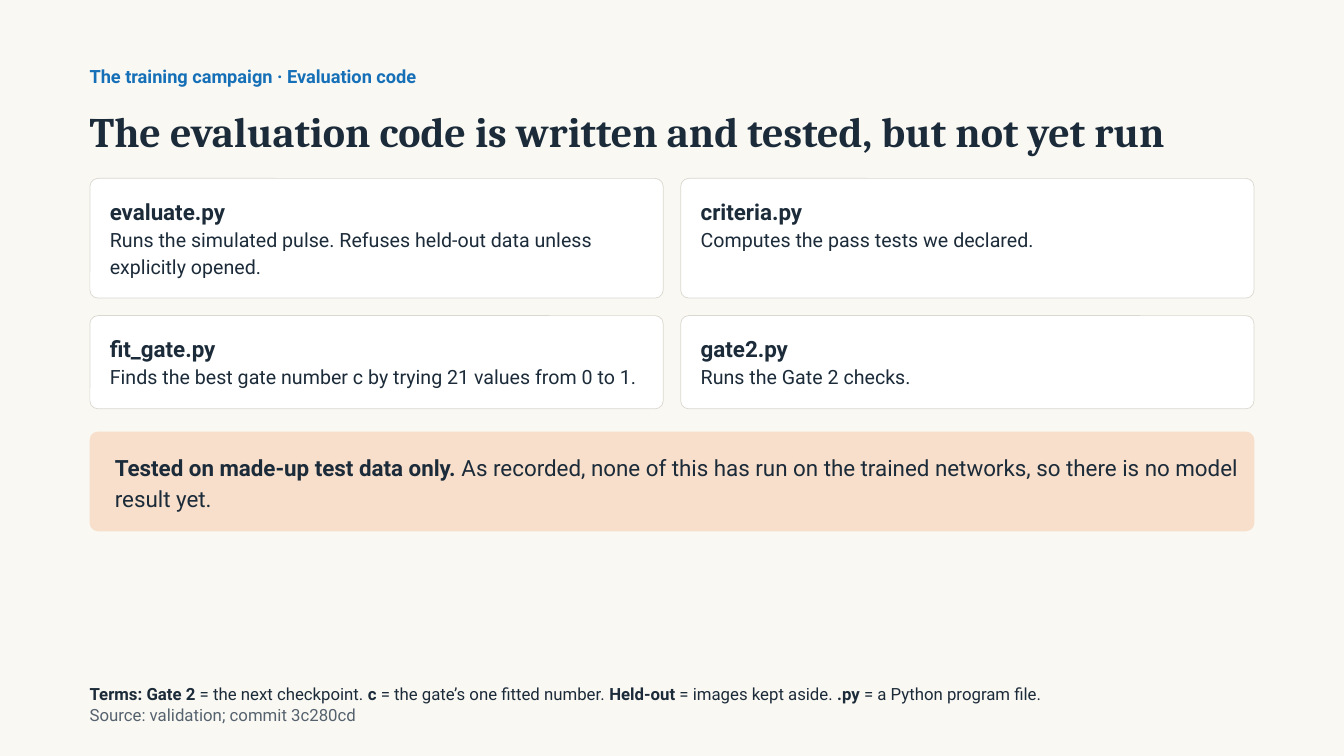
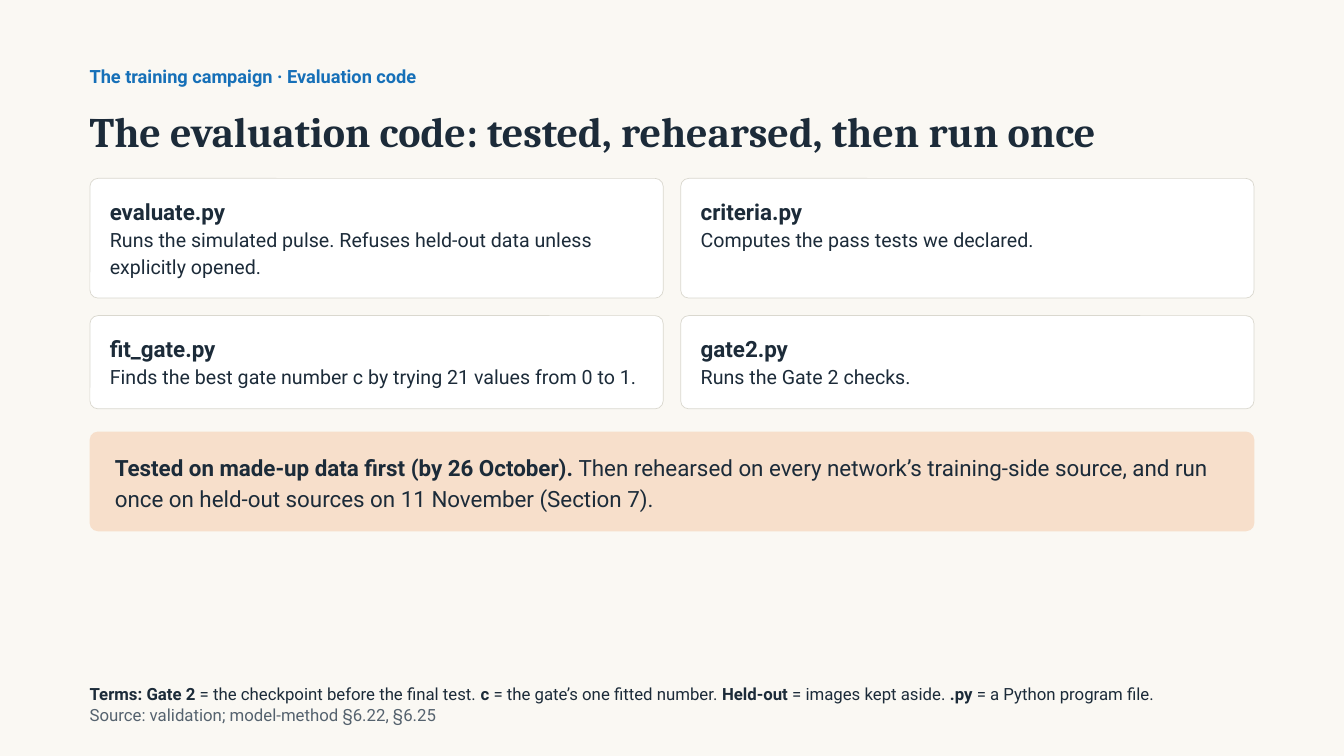
Before and after one commit to emrecandir9/TRDP, a slide deck: slide 65 of docs/TRDP Study Progress.pptx. Drawn at 1344x756 pixels with LibreOffice and Linux fonts; fonts in the diff are those of the drawing. Boxes give left, top, right and bottom in pixels: in the first picture for what was removed or moved away, otherwise in the second. Text is boxed around its words. In the diff, an @@ line names an element or a change of style, - is before the commit and + after.

```diff
--- a/docs/TRDP Study Progress.pptx
+++ b/docs/TRDP Study Progress.pptx
@@ title at (x1=90, y1=117, x2=1096, y2=153): text changed @@
-The evaluation code is written and tested, but not yet run
+The evaluation code: tested, rehearsed, then run once
@@ text in rounded rectangle at (x1=115, y1=458, x2=1207, y2=512): text changed @@
-Tested on made-up test data only. As recorded, none of this has run on the trained networks, so there is no model result yet.
+Tested on made-up data first (by 26 October). Then rehearsed on every network’s training-side source, and run once on held-out sources on 11 November (Section 7).
@@ text at (x1=90, y1=687, x2=1154, y2=725): text changed @@
-Terms: Gate 2 = the next checkpoint. c = the gate’s one fitted number. Held-out = images kept aside. .py = a Python program file.
-Source: validation; commit 3c280cd
+Terms: Gate 2 = the checkpoint before the final test. c = the gate’s one fitted number. Held-out = images kept aside. .py = a Python program file.
+Source: validation; model-method §6.22, §6.25
```
Also in this commit, not shown: 13 other slides changed, 9 slides added, 2 other files.
